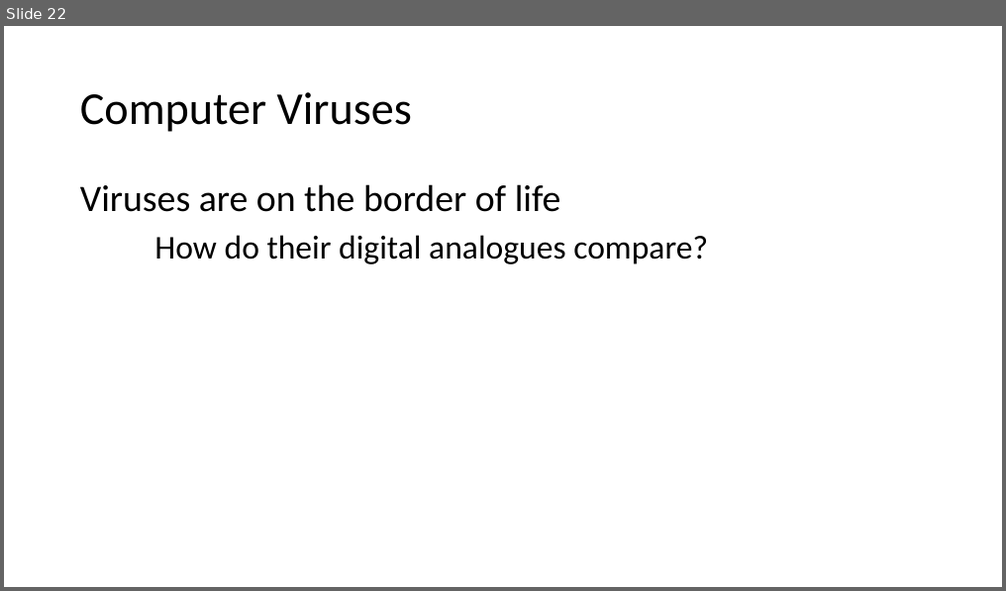
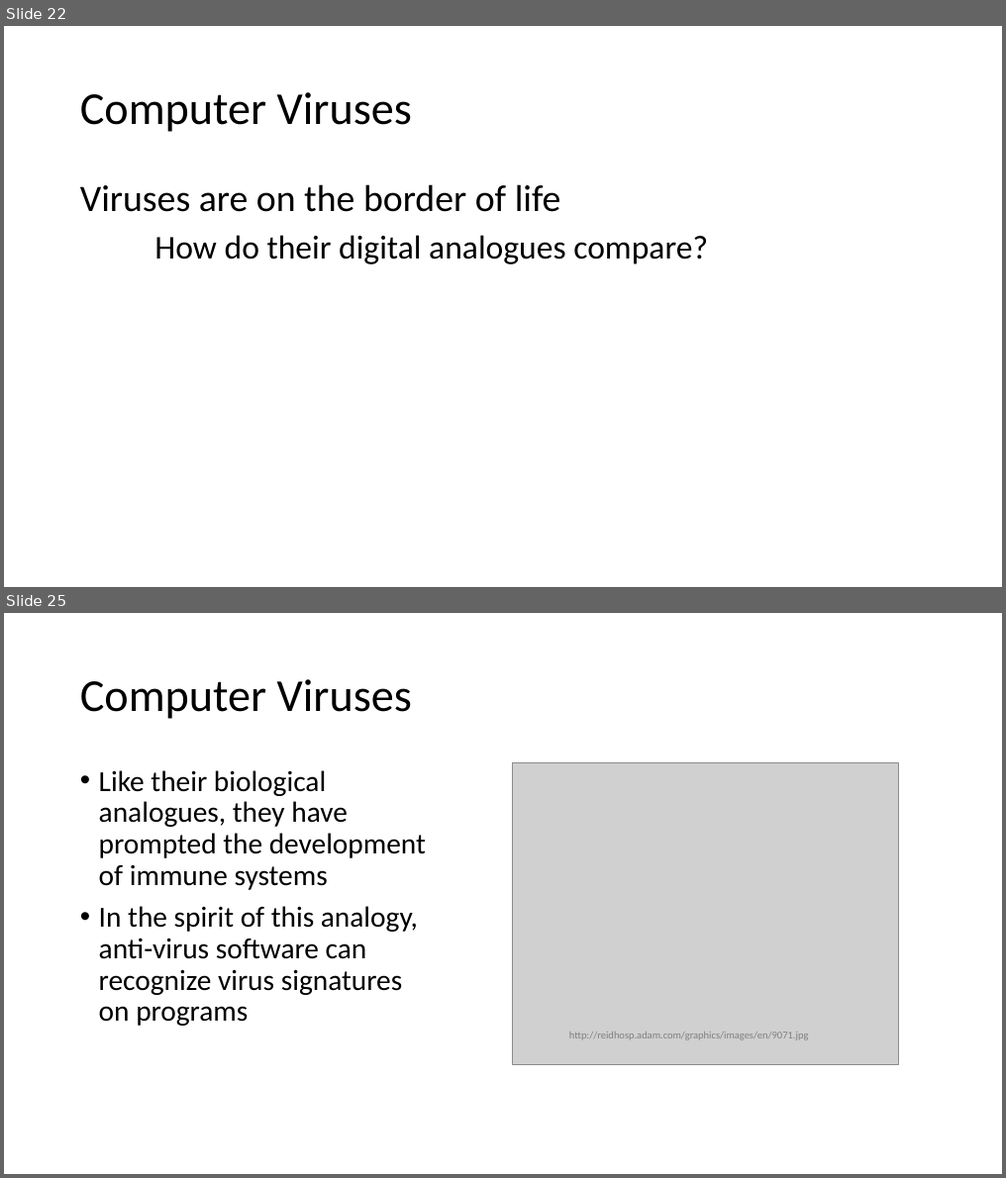
Before and after one commit to BenChurch/Fall2016, a slide deck: CISC879/ChapterPresentation/LectureSlidesCh8.pptx. Shown one above the other, each under a label of ours: slide 22 before the commit, slides 22 and 25 after it; the slides between them are not shown. The pictures are 1006x591 and 1006x1178 pixels, drawn with LibreOffice and Linux fonts; fonts in the diff are those of the drawing; grey boxes stand for pictures. Boxes give left, top, right and bottom in pixels: in the first picture for what was removed or moved away, otherwise in the second. Text is boxed around its words. In the diff, an @@ line names an element or a change of style, - is before the commit and + after.

```diff
--- a/CISC879/ChapterPresentation/LectureSlidesCh8.pptx
+++ b/CISC879/ChapterPresentation/LectureSlidesCh8.pptx
@@ slide 25 added at (4, 613, 1002, 1174), background #FFFFFF @@
@@ title added at (80, 679, 412, 719), 44 pt, text #000000 @@
+Computer Viruses
@@ text added at (99, 770, 426, 1026), 28 pt, text #000000 @@
+• Like their biological analogues, they have prompted the development of immune systems
+• In the spirit of this analogy, anti-virus software can recognize virus signatures on programs
@@ picture added at (512, 762, 899, 1065) @@
@@ text added at (569, 1032, 808, 1041), 10 pt, text #808080 @@
+http://reidhosp.adam.com/graphics/images/en/9071.jpg
```
Also in this commit, not shown: 5 slides changed, 6 other slides added, 8 other files.
